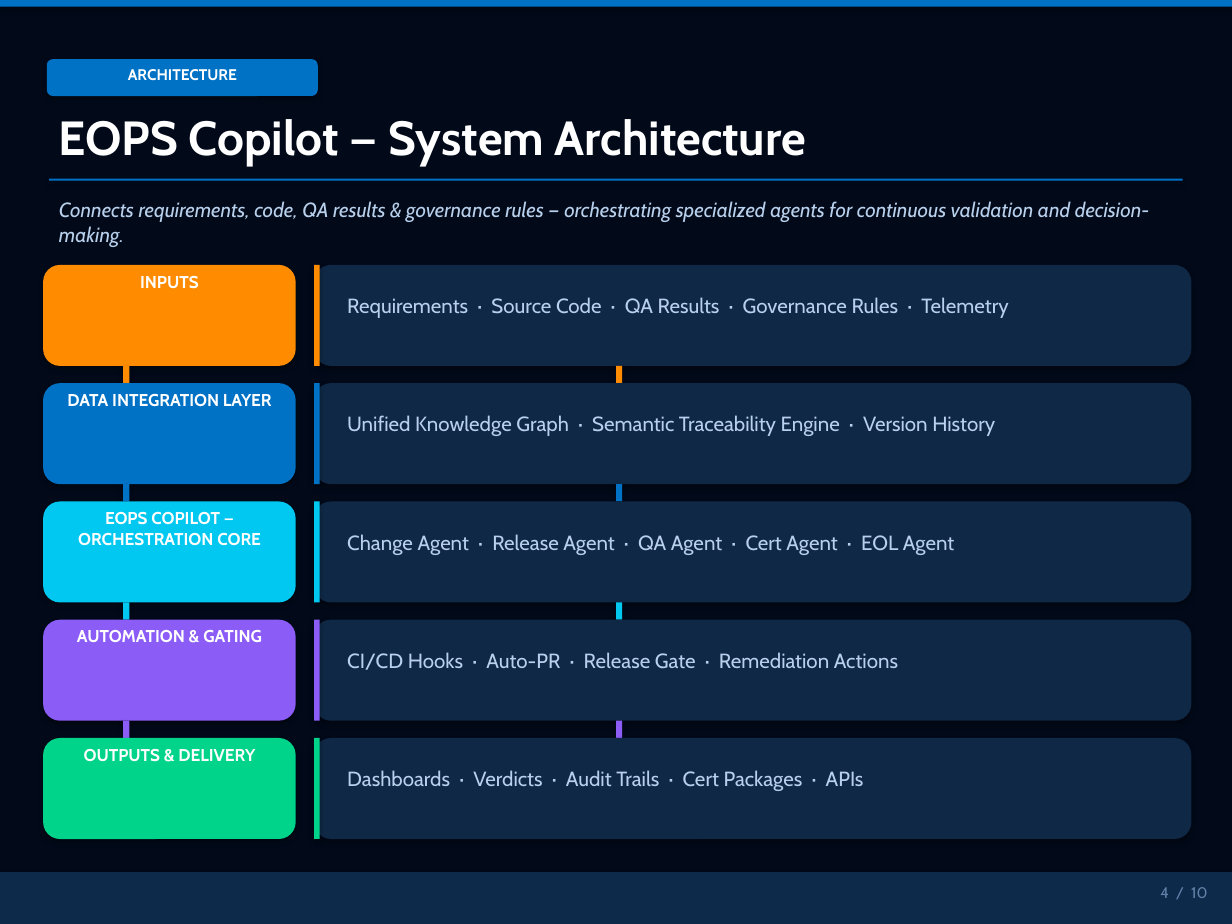
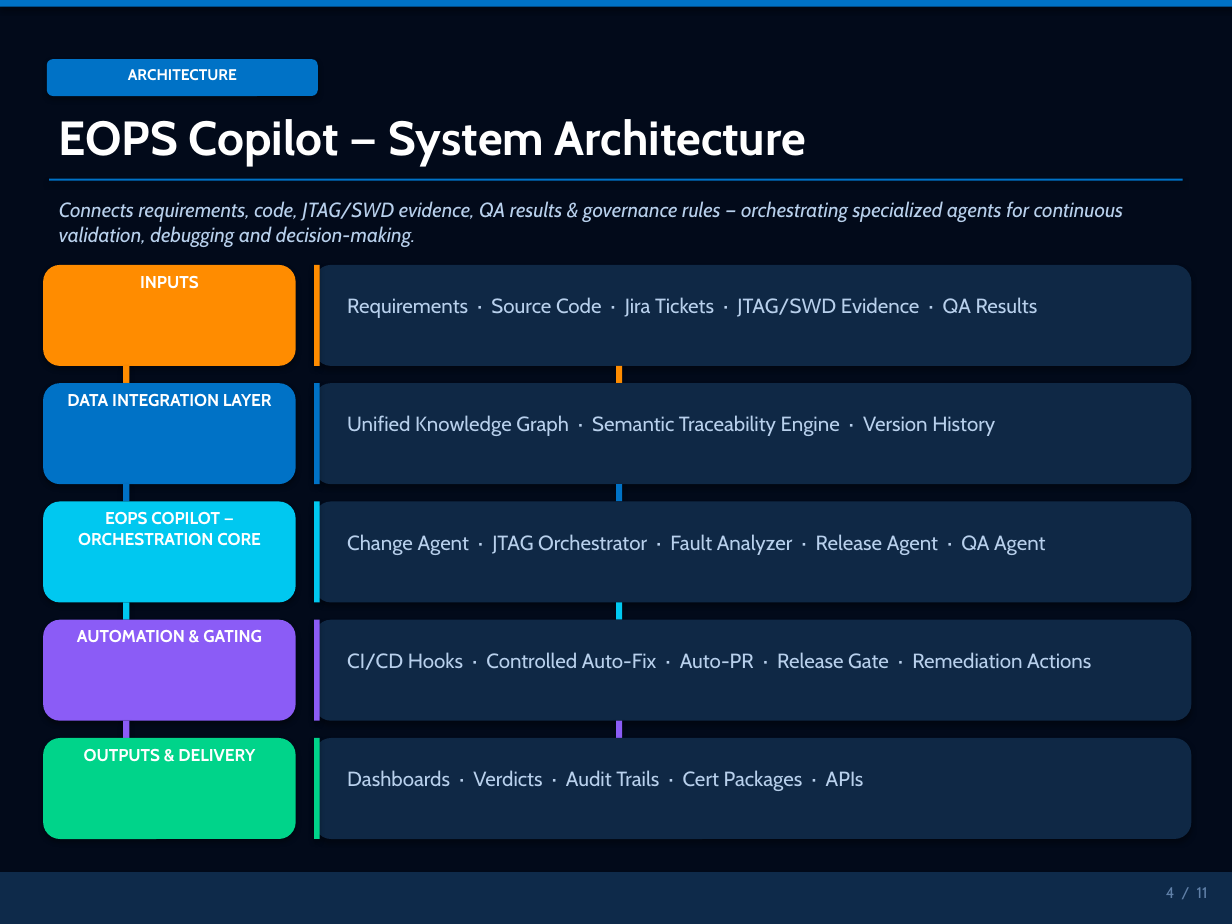
Before and after one commit to shyamnexus/HON_PPT, a slide deck: slide 4 of AI-Driven Embedded Product Lifecycle OrchestratorV3.pptx. Drawn at 1232x924 pixels with LibreOffice and Linux fonts; fonts in the diff are those of the drawing. Boxes give left, top, right and bottom in pixels: in the first picture for what was removed or moved away, otherwise in the second. Text is boxed around its words. In the diff, an @@ line names an element or a change of style, - is before the commit and + after.

```diff
--- a/AI-Driven Embedded Product Lifecycle OrchestratorV3.pptx
+++ b/AI-Driven Embedded Product Lifecycle OrchestratorV3.pptx
@@ text at [59,201,1123,247]: text changed @@
-Connects requirements, code, QA results & governance rules — orchestrating specialized agents for continuous validation and decision-making.
+Connects requirements, code, JTAG/SWD evidence, QA results & governance rules — orchestrating specialized agents for continuous validation, debugging and decision-making.
@@ text at [347,297,1038,318]: text changed @@
-Requirements · Source Code · QA Results · Governance Rules · Telemetry
+Requirements · Source Code · Jira Tickets · JTAG/SWD Evidence · QA Results
@@ text at [347,534,1045,555]: text changed @@
-Change Agent · Release Agent · QA Agent · Cert Agent · EOL Agent
+Change Agent · JTAG Orchestrator · Fault Analyzer · Release Agent · QA Agent
@@ text at [347,652,1091,670]: text changed @@
-CI/CD Hooks · Auto-PR · Release Gate · Remediation Actions
+CI/CD Hooks · Controlled Auto-Fix · Auto-PR · Release Gate · Remediation Actions
@@ text at [1166,887,1208,898]: text changed @@
-4 / 10
+4 / 11
```
Also in this commit, not shown: 9 other slides changed, 1 slide added, 2 other files.
